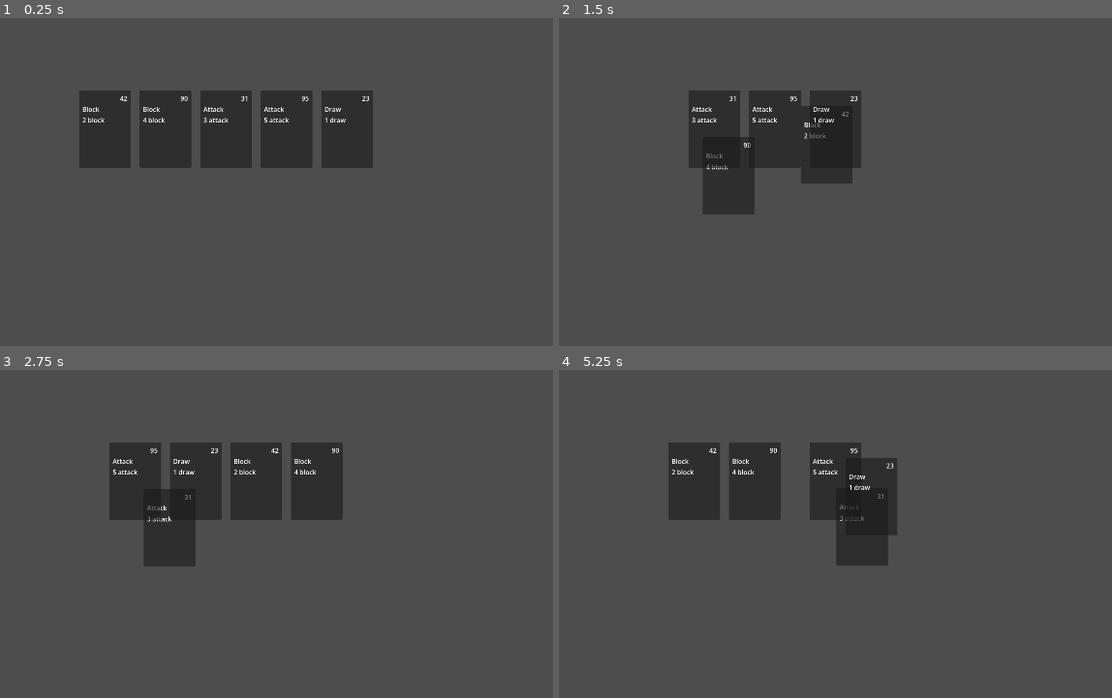
Above: before the commit, frames 1-4 (two rows, left to right).
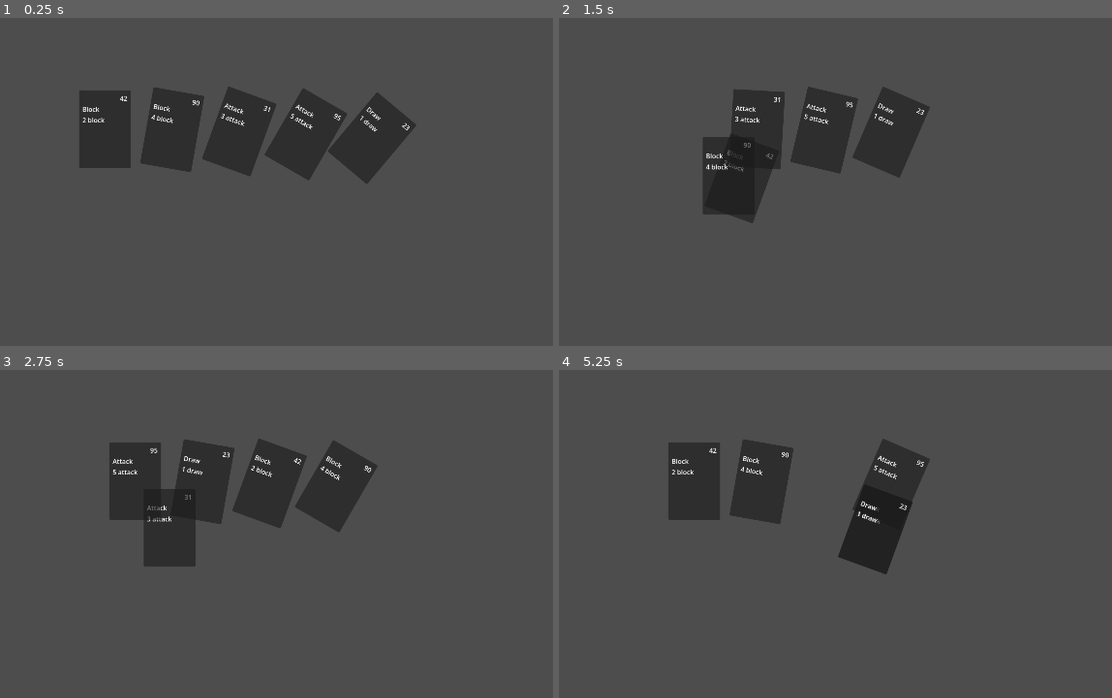
Above: after the commit, the same moments.

Repository: j-amg/Cards
Game: Godot game, scene res://card_manager.tscn
Same seed, same stepped clock (60 frames per second), same inputs: the game is played once before the commit and once after it.
Inputs (mouse positions are in pixels of both pictures, inside the frame that each line leads up to):
- Up to frame 1 (0.25 s): no input
- Up to frame 2 (1.5 s): tap Enter at 0.5 s; move the mouse to (664, 129) at 0.52 s; click (664, 129) at 0.67 s; tap Space at 1.25 s; move the mouse to (691, 129) at 1.27 s; click (691, 129) at 1.42 s
- Up to frame 3 (2.75 s): tap Enter at 2 s; click (132, 481) at 2.17 s
- Up to frame 4 (5.25 s): tap Space at 2.75, 4.25 s; click (691, 481) at 2.92 s; tap Enter at 3.5 s; click (691, 481) at 3.67 s; move the mouse to (outside the picture) at 4.27 s; click (outside the picture) at 4.42 s; move the mouse to (829, 481) at 5.02 s; click (829, 481) at 5.17 s

The runs differ from the first frame. In frame 1, 4.9% of the frame differs, in the area x 25-76%, y 20-51%; in frame 2, 5.8%, in the area x 23-68%, y 20-63%; in frame 3, 3.3%; in frame 4, 4.5%.

Commit message:
WIP: Card rotation & placement

Diff:
--- a/card.tscn
+++ b/card.tscn
@@ -15,6 +15,7 @@
 offset_right = 64.0
 grow_horizontal = 2
 grow_vertical = 0
+pivot_offset_ratio = Vector2(0.5, 1)
 offset_transform_enabled = true
 offset_transform_visual_only = false
 script = ExtResource("1_kikvd")
--- a/card_manager.gd
+++ b/card_manager.gd
@@ -42,8 +42,11 @@
 		var tween = get_tree().create_tween()
 
 		var card = player_hand[i]
+		tween.tween_property(card, "rotation", deg_to_rad(i  * 10), 0.1)
 		tween.tween_property(card, "position", Vector2((player_hand_pos.position.x) + ((i - (float(player_hand.size())) / 2) * card_distance), player_hand_pos.position.y - card.size.y / 2), 0.1)
-		print(player_hand[i].position.x)
+
+
+		print("rotation" + str(player_hand[i].rotation))
 
 	print(player_hand.size())
 
